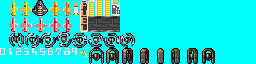
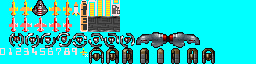
Before/after of a 256×64 layered artwork. What changed in the layer stack:
painted on "Foreground" over [136, 32, 200, 48]
